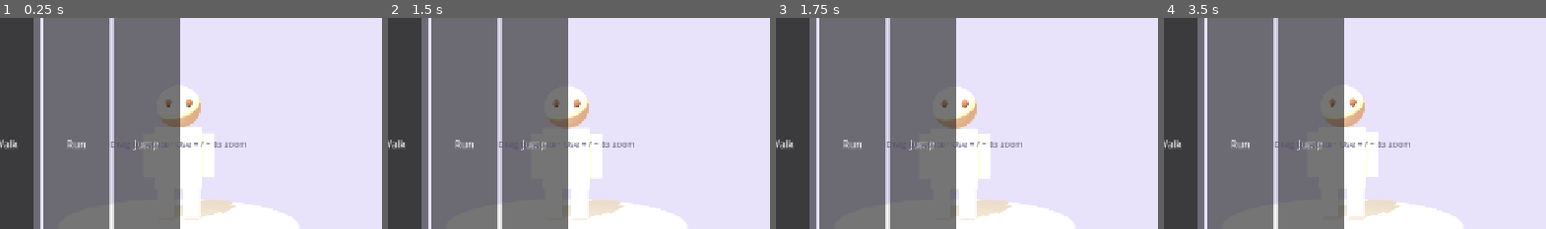
Above: before the commit, frames 1-4 (left to right).
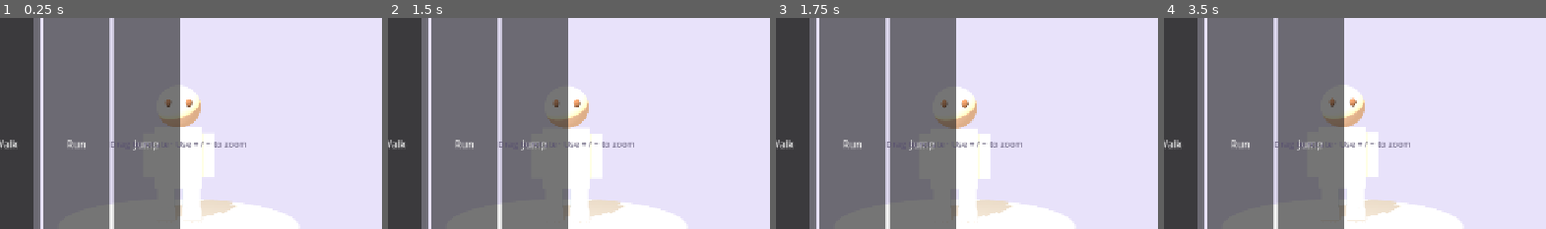
Above: after the commit, the same moments.

Repository: Mrlukahuang/mini-utopia-studio
Game: Godot game, scene res://scenes/character_creator.tscn
Two runs of this game, one before a commit and one after it. Both use one fixed random seed, a clock stepped at 60 frames per second and the inputs below. This scene is started directly instead of the project's main scene.
Inputs:
- Up to frame 1 (0.25 s): no input
- Up to frame 2 (1.5 s): click "4 · Ready" at 0.5 s; click "4 · Ready" at 1.25 s
- Up to frame 3 (1.75 s): no input
- Up to frame 4 (3.5 s): click "1 · Look" at 2 s; click "2 · Personality" at 2.75 s
The pictures show only the part of the screen within x 40-90%, y 23-73%; the shares and areas given below are measured in that part.

The runs differ from the first frame. In frame 1, less than 0.1% of the frame differs, in the area x 47-53%, y 89-96%; in frame 2, less than 0.1%; in frame 3, less than 0.1%; in frame 4, 0.1%, in the area x 47-53%, y 88-97%.

Commit message:
GODOT-EQ01 Bind canonical nine-slot equipment to Godot (#320)
* GODOT-EQ01 add canonical Equipment Bridge gateway

* GODOT-EQ01 expose canonical equipment read and slot write routes

* GODOT-EQ01 test canonical Equipment Bridge round trip

* GODOT-EQ01 add Equipment Bridge client requests

* GODOT-EQ01 synchronize complete loadout and clear stale visuals

* GODOT-EQ01 bind EquipmentRuntimeSpec to persistent Creator Avatar

* GODOT-EQ01 load canonical equipment after Character read

* GODOT-EQ01 add real Equipment Bridge smoke server

* GODOT-EQ01 smoke-test nine-slot Equipment Bridge round trip

* GODOT-EQ01 test complete loadout synchronization

* GODOT-EQ01 CI smoke-test Equipment Bridge and loadout sync

* GODOT-EQ01 type Equipment smoke metadata explicitly

* GODOT-EQ01 isolate Equipment Bridge smoke port

* GODOT-EQ01 point equipment smoke at isolated port

* GODOT-EQ01 probe isolated Equipment Bridge smoke port

* ci(equipment): install Pydantic for bridge smoke and report startup errors

Diff:
--- a/godot/scripts/bridge_client.gd
+++ b/godot/scripts/bridge_client.gd
@@ -60,6 +60,28 @@
         "/characters/" + character_id.uri_encode(),
         HTTPClient.METHOD_PUT,
         payload
+    )
+
+
+func get_equipment(character_id: String) -> int:
+    return _start_request(
+        "equipment:get",
+        "/characters/%s/equipment" % character_id.uri_encode(),
+        HTTPClient.METHOD_GET
+    )
+
+
+func put_equipment_slot(
+    character_id: String,
+    slot: String,
+    item_instance_id: Variant
+) -> int:
+    return _start_request(
+        "equipment:put:" + slot,
+        "/characters/%s/equipment/%s"
+        % [character_id.uri_encode(), slot.uri_encode()],
+        HTTPClient.METHOD_PUT,
+        {"item_instance_id": item_instance_id}
     )
 
 
--- a/godot/scripts/character_creator_shell.gd
+++ b/godot/scripts/character_creator_shell.gd
@@ -64,6 +64,7 @@
 
 var character_id := ""
 var loaded_character: Dictionary = {}
+var equipment_state: Dictionary = {}
 var _draft_appearance: Dictionary = {}
 var _eye_option_ids: Array[String] = []
 var _hair_option_ids: Array[String] = []
@@ -455,7 +456,24 @@
                 _draft_appearance = avatar_stage.current_appearance()
                 _refresh_look_controls()
         save_button.disabled = false
-        _set_status("Character loaded · ready to create.", false)
+        _set_status("Character loaded · loading My Stuff…", false)
+        var equipment_error := bridge.get_equipment(character_id)
+        if equipment_error != OK:
+            _set_status(
+                "Character loaded · My Stuff could not start loading.",
+                true
+            )
+        return
+
+    if kind == "equipment:get" or kind.begins_with("equipment:put:"):
+        equipment_state = payload.duplicate(true)
+        var runtime = payload.get("runtime", {})
+        if typeof(runtime) == TYPE_DICTIONARY:
+            avatar_stage.apply_equipment_runtime(runtime)
+        _set_status(
+            "Character + My Stuff loaded · nine equipment slots ready.",
+            false
+        )
         return
 
     if kind == "character:put":
@@ -470,6 +488,10 @@
     _error_code: String,
     message: String
 ) -> void:
+    if kind.begins_with("equipment:"):
+        _set_status("My Stuff could not load. " + message, true)
+        return
+
     save_button.disabled = true
 
     if kind == "character:get":
--- a/godot/scripts/creator_avatar_stage.gd
+++ b/godot/scripts/creator_avatar_stage.gd
@@ -29,6 +29,7 @@
 var _ear_r: MeshInstance3D
 
 var _appearance: Dictionary = DEFAULT_APPEARANCE.duplicate(true)
+var _equipment_runtime: Dictionary = {"equipped": {}}
 var _dragging := false
 var _last_mouse_position := Vector2.ZERO
 var _camera_distance := 6.2
@@ -127,10 +128,26 @@
     _apply_species(String(merged.get("species_head_id", "")))
     _apply_eye_style(String(merged.get("eye_style_id", "")))
     _apply_hair(String(merged.get("hair_style_id", "")))
+    MiniUtopiaEquipmentRuntime.attach_loadout(
+        _avatar_root,
+        _equipment_runtime
+    )
 
 
 func current_appearance() -> Dictionary:
     return _appearance.duplicate(true)
+
+
+func apply_equipment_runtime(payload: Dictionary) -> Dictionary:
+    _equipment_runtime = payload.duplicate(true)
+    return MiniUtopiaEquipmentRuntime.attach_loadout(
+        _avatar_root,
+        _equipment_runtime
+    )
+
+
+func current_equipment_runtime() -> Dictionary:
+    return _equipment_runtime.duplicate(true)
 
 
 func avatar_root_instance_id() -> int:
@@ -302,6 +319,15 @@
             Color("#BDE3F5")
         )
         _visual.add_child(leg)
+
+    for side in [-1.0, 1.0]:
+        var foot := _box(
+            "FootL" if side < 0.0 else "FootR",
+            Vector3(0.23 * side, 0.08, 0.10),
+            Vector3(0.34, 0.18, 0.52),
+            Color("#F6F1E8")
+        )
+        _visual.add_child(foot)
 
     _ear_l = _sphere(
         "EarL",
--- a/godot/scripts/equipment_runtime.gd
+++ b/godot/scripts/equipment_runtime.gd
@@ -26,6 +26,9 @@
     avatar_root: Node3D,
     payload: Dictionary
 ) -> Dictionary:
+    # Treat each payload as the complete canonical loadout. Clear visuals from
+    # the previous payload first so unequip is visible immediately.
+    reset_loadout(avatar_root)
     var result := {}
 
     var equipped: Dictionary = payload.get("equipped", {})
@@ -122,6 +125,7 @@
     if slot in [SLOT_OUTFIT, SLOT_TOP]:
         var body := avatar_root.get_node_or_null("Visual/Body") as MeshInstance3D
         if body != null:
+            _remember_clothing_material(body)
             body.material_override = _material(color)
         return
 
@@ -129,12 +133,55 @@
     for node in avatar_root.find_children(pattern, "MeshInstance3D", true, false):
         var mesh_node := node as MeshInstance3D
         if mesh_node != null:
+            _remember_clothing_material(mesh_node)
             mesh_node.material_override = _material(color)
+
+
+static func reset_loadout(avatar_root: Node3D) -> void:
+    for socket_name in MiniUtopiaAvatarContract.SOCKET_NAMES:
+        var socket := avatar_root.find_child(
+            socket_name,
+            true,
+            false
+        ) as Node3D
+        if socket != null:
+            _clear_equipment_children(socket)
+
+    _restore_clothing_node(
+        avatar_root.get_node_or_null("Visual/Body") as MeshInstance3D
+    )
+    for pattern in ["Leg*", "Foot*"]:
+        for node in avatar_root.find_children(
+            pattern,
+            "MeshInstance3D",
+            true,
+            false
+        ):
+            _restore_clothing_node(node as MeshInstance3D)
+
+
+static func _restore_clothing_node(node: MeshInstance3D) -> void:
+    if node == null or not node.has_meta("mini_utopia_base_material"):
+        return
+    var stored: Variant = node.get_meta("mini_utopia_base_material")
+    if stored is Material:
+        node.material_override = (stored as Material).duplicate()
+
+
+static func _remember_clothing_material(node: MeshInstance3D) -> void:
+    if node == null or node.has_meta("mini_utopia_base_material"):
+        return
+    if node.material_override != null:
+        node.set_meta(
+            "mini_utopia_base_material",
+            node.material_override.duplicate()
+        )
 
 
 static func _clear_equipment_children(socket: Node3D) -> void:
     for child in socket.get_children():
         if _string_or_empty(child.name).begins_with("Equipment_"):
+            socket.remove_child(child)
             child.queue_free()
 
 
--- /dev/null
+++ b/godot/tests/bridge_equipment_roundtrip_smoke.gd
@@ -0,0 +1,144 @@
+extends SceneTree
+
+const CHARACTER_ID := "CHAR_EQUIPMENT_SMOKE"
+const BASE_URL := "http://127.0.0.1:8766"
+const EXPECTED_SLOTS := [
+    "top",
+    "bottom",
+    "shoes",
+    "headwear",
+    "weapon_main",
+    "weapon_offhand",
+    "backpack",
+    "wings",
+    "accessory",
+]
+
+var _request: HTTPRequest
+var _sword_item_id := ""
+var _phase := "get"
+
+
+func _initialize() -> void:
+    call_deferred("_start")
+
+
+func _start() -> void:
+    _request = HTTPRequest.new()
+    _request.timeout = 5.0
+    root.add_child(_request)
+    _request.request_completed.connect(_on_request_completed)
+    _get_state()
+
+
+func _get_state() -> void:
+    _phase = "get"
+    var error := _request.request(
+        BASE_URL + "/characters/%s/equipment" % CHARACTER_ID
+    )
+    if error != OK:
+        _fail("GET equipment request could not start")
+
+
+func _put_slot(item_instance_id: Variant) -> void:
+    _phase = "equip" if item_instance_id != null else "unequip"
+    var headers := PackedStringArray(["Content-Type: application/json"])
+    var body := JSON.stringify({"item_instance_id": item_instance_id})
+    var error := _request.request(
+        BASE_URL + "/characters/%s/equipment/weapon_main" % CHARACTER_ID,
+        headers,
+        HTTPClient.METHOD_PUT,
+        body
+    )
+    if error != OK:
+        _fail("PUT equipment request could not start")
+
+
+func _on_request_completed(
+    result: int,
+    response_code: int,
+    _headers: PackedStringArray,
+    body: PackedByteArray
+) -> void:
+    if result != HTTPRequest.RESULT_SUCCESS:
+        _fail("HTTP request failed: %s" % result)
+        return
+    if response_code != 200:
+        _fail("unexpected HTTP status: %s" % response_code)
+        return
+
+    var parsed = JSON.parse_string(body.get_string_from_utf8())
+    if typeof(parsed) != TYPE_DICTIONARY:
+        _fail("Equipment Bridge response is not a JSON object")
+        return
+    var payload: Dictionary = parsed
+
+    if payload.get("character_id") != CHARACTER_ID:
+        _fail("stable Character ID was not preserved")
+        return
+    if payload.get("schema_version") != "2.0":
+        _fail("Equipment Bridge schema mismatch")
+        return
+
+    if _phase == "get":
+        var slots: Array = payload.get("slots", [])
+        if slots.size() != EXPECTED_SLOTS.size():
+            _fail("nine-slot contract missing")
+            return
+        for slot in EXPECTED_SLOTS:
+            if not slots.has(slot):
+                _fail("missing equipment slot: %s" % slot)
+                return
+
+        var items: Array = payload.get("items", [])
+        for raw_item in items:
+            if typeof(raw_item) != TYPE_DICTIONARY:
+                continue
+            var item: Dictionary = raw_item
+            if item.get("slot") == "weapon_main":
+                _sword_item_id = String(item.get("item_instance_id", ""))
+                break
+        if _sword_item_id.is_empty():
+            _fail("starter main-hand item missing")
+            return
+
+        var stats: Dictionary = payload.get("final_stats", {})
+        if int(stats.get("hp", 0)) < 100:
+            _fail("Python Core final stats missing")
+            return
+
+        _put_slot(_sword_item_id)
+        return
+
+    var loadout: Dictionary = payload.get("loadout", {})
+    var runtime: Dictionary = payload.get("runtime", {})
+    var equipped: Dictionary = runtime.get("equipped", {})
+
+    if _phase == "equip":
+        if loadout.get("weapon_main_item_id") != _sword_item_id:
+            _fail("canonical loadout did not equip selected item")
+            return
+        var main_hand: Dictionary = equipped.get("weapon_main", {})
+        if main_hand.get("item_instance_id") != _sword_item_id:
+            _fail("runtime spec did not reflect equipped item")
+            return
+        _put_slot(null)
+        return
+
+    if loadout.get("weapon_main_item_id") != null:
+        _fail("canonical loadout did not unequip main hand")
+        return
+    if equipped.has("weapon_main"):
+        _fail("runtime spec kept stale unequipped main hand")
+        return
+
+    print(
+        "bridge_equipment_roundtrip_smoke: PASS · "
+        + "nine slots equip/unequip through Python Core"
+    )
+    quit(0)
+
+
+func _fail(message: String) -> void:
+    push_error("bridge_equipment_roundtrip_smoke: FAIL · %s" % message)
+    quit(1)
--- /dev/null
+++ b/godot/tests/equipment_runtime_sync_smoke.gd
@@ -0,0 +1,120 @@
+extends SceneTree
+
+
+func _initialize() -> void:
+    var avatar := _build_avatar()
+    root.add_child(avatar)
+
+    var first := {
+        "equipped": {
+            "top": {
+                "display_name": "Explorer Top",
+                "rarity": "green",
+            },
+            "bottom": {
+                "display_name": "Adventure Pants",
+                "rarity": "blue",
+            },
+            "shoes": {
+                "display_name": "Cloud Sneakers",
+                "rarity": "purple",
+            },
+            "weapon_main": {
+                "display_name": "Starwood Sword",
+                "rarity": "purple",
+            },
+        }
+    }
+    var attached := MiniUtopiaEquipmentRuntime.attach_loadout(
+        avatar,
+        first
+    )
+    if not attached.has("weapon_main"):
+        _fail("main-hand equipment did not attach")
+        return
+
+    var socket := avatar.find_child(
+        MiniUtopiaAvatarContract.SOCKET_WEAPON_R,
+        true,
+        false
+    ) as Node3D
+    if socket == null or socket.get_child_count() != 1:
+        _fail("main-hand socket did not contain one equipment visual")
+        return
+
+    var body := avatar.get_node("Visual/Body") as MeshInstance3D
+    var foot := avatar.get_node("Visual/FootL") as MeshInstance3D
+    var base_body_material: Variant = body.get_meta(
+        "mini_utopia_base_material",
+        null
+    )
+    var base_foot_material: Variant = foot.get_meta(
+        "mini_utopia_base_material",
+        null
+    )
+    if base_body_material == null or base_foot_material == null:
+        _fail("clothing base materials were not remembered")
+        return
+
+    MiniUtopiaEquipmentRuntime.attach_loadout(
+        avatar,
+        {"equipped": {}}
+    )
+
+    if socket.get_child_count() != 0:
+        _fail("unequipped main-hand visual stayed on socket")
+        return
+    if body.material_override.albedo_color != (
+        base_body_material as StandardMaterial3D
+    ).albedo_color:
+        _fail("Top visual did not restore base body material")
+        return
+    if foot.material_override.albedo_color != (
+        base_foot_material as StandardMaterial3D
+    ).albedo_color:
+        _fail("Shoes visual did not restore base foot material")
+        return
+
+    print(
+        "equipment_runtime_sync_smoke: PASS · "
+        + "complete loadout removes stale socket and clothing visuals"
+    )
+    quit(0)
+
+
+func _build_avatar() -> Node3D:
+    var avatar := Node3D.new()
+    avatar.name = "AvatarRoot"
+
+    var visual := Node3D.new()
+    visual.name = "Visual"
+    avatar.add_child(visual)
+
+    _add_box(visual, "Body", Color("#D7C2F3"))
+    _add_box(visual, "LegL", Color("#BDE3F5"))
+    _add_box(visual, "LegR", Color("#BDE3F5"))
+    _add_box(visual, "FootL", Color("#F6F1E8"))
+    _add_box(visual, "FootR", Color("#F6F1E8"))
+
+    var sockets := Node3D.new()
+    sockets.name = "Sockets"
+    avatar.add_child(sockets)
+    MiniUtopiaAvatarContract.ensure_socket_nodes(sockets)
+    return avatar
+
+
+func _add_box(parent: Node3D, name_value: String, color: Color) -> void:
+    var node := MeshInstance3D.new()
+    node.name = name_value
+    var mesh := BoxMesh.new()
+    mesh.size = Vector3.ONE
+    node.mesh = mesh
+    var material := StandardMaterial3D.new()
+    material.albedo_color = color
+    node.material_override = material
+    parent.add_child(node)
+
+
+func _fail(message: String) -> void:
+    push_error("equipment_runtime_sync_smoke: FAIL · %s" % message)
+    quit(1)
Not shown, changed: .github/workflows/tests.yml
Not shown, added: studio/bridge/equipment.py
Not shown, changed: studio/bridge/server.py
Not shown, added: tests/bridge_godot_equipment_smoke_server.py
Not shown, added: tests/test_bridge_equipment.py
